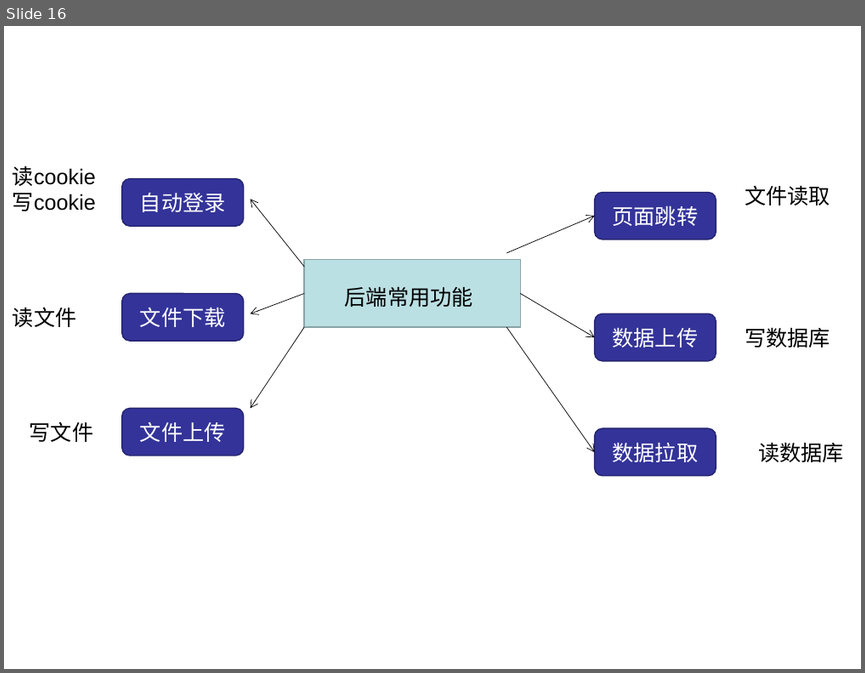
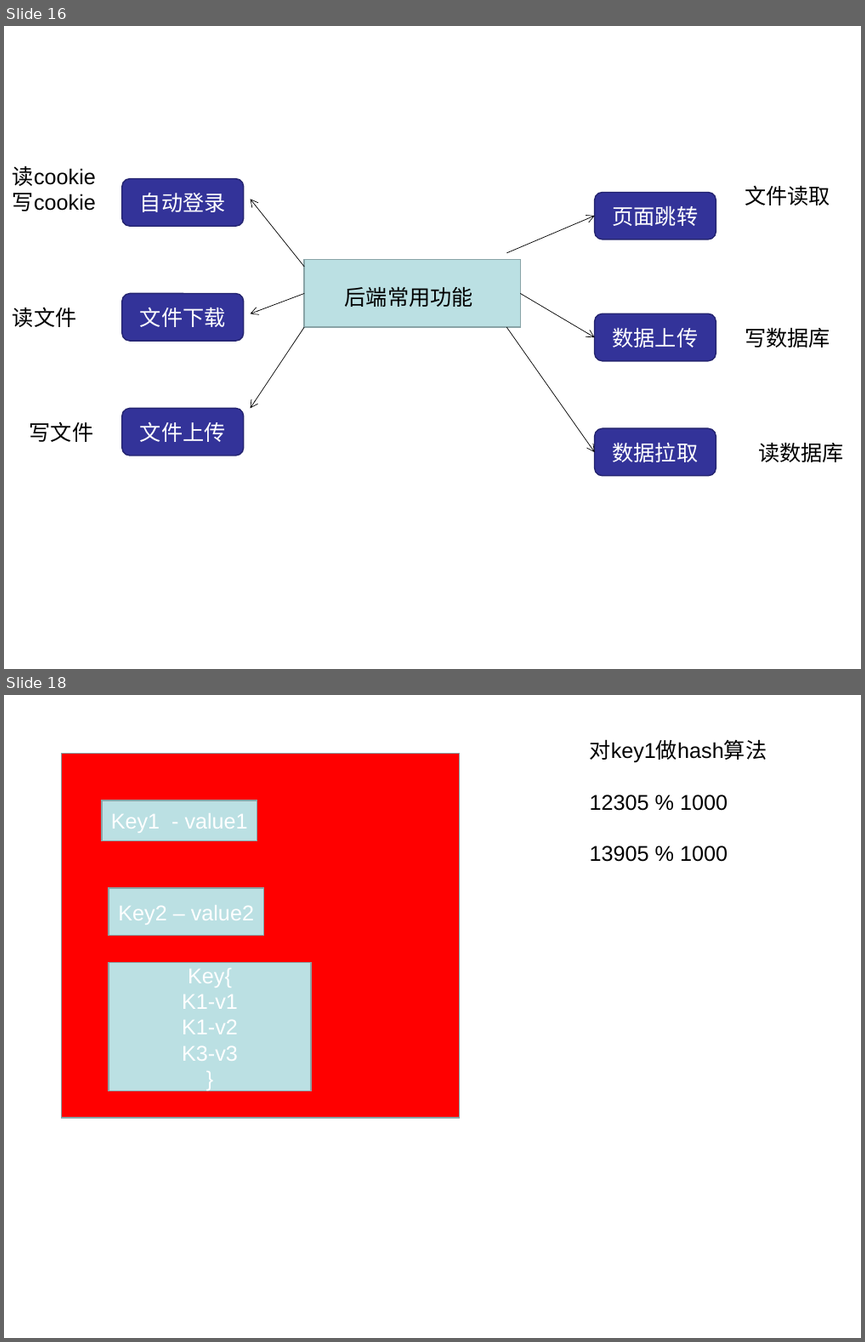
Before and after one commit to figerandlmj/duyiNativeJs, a slide deck: nodeJs/readme.ppt. Shown one above the other, each under a label of ours: slide 16 before the commit, slides 16 and 18 after it; the slides between them are not shown. The pictures are 865x673 and 865x1342 pixels, drawn with LibreOffice and Linux fonts; fonts in the diff are those of the drawing. Boxes give left, top, right and bottom in pixels: in the first picture for what was removed or moved away, otherwise in the second. Text is boxed around its words. In the diff, an @@ line names an element or a change of style, - is before the commit and + after.

```diff
--- a/nodeJs/readme.ppt
+++ b/nodeJs/readme.ppt
@@ slide 18 added at (4,695,861,1338), background #FFFFFF @@
@@ text added at (590,739,767,862), 18 pt, text #000000 @@
+对key1做hash算法
+12305 % 1000
+13905 % 1000
@@ rectangle added at (62,754,460,1117), fill #FF0000, outline #89A4A7 0.99 pt @@
@@ rectangle added at (102,800,256,840), fill #BBE0E3, outline #89A4A7 0.99 pt, 18 pt, text #FFFFFF @@
+Key1 - value1
@@ rectangle added at (109,888,263,935), fill #BBE0E3, outline #89A4A7 0.99 pt, 18 pt, text #FFFFFF @@
+Key2 – value2
@@ rectangle added at (109,962,311,1091), fill #BBE0E3, outline #89A4A7 0.99 pt, 18 pt, text #FFFFFF @@
+Key{
+K1-v1
+K1-v2
+K3-v3
+}
```
Also in this commit, not shown: 1 other slide added, 23 other files.
